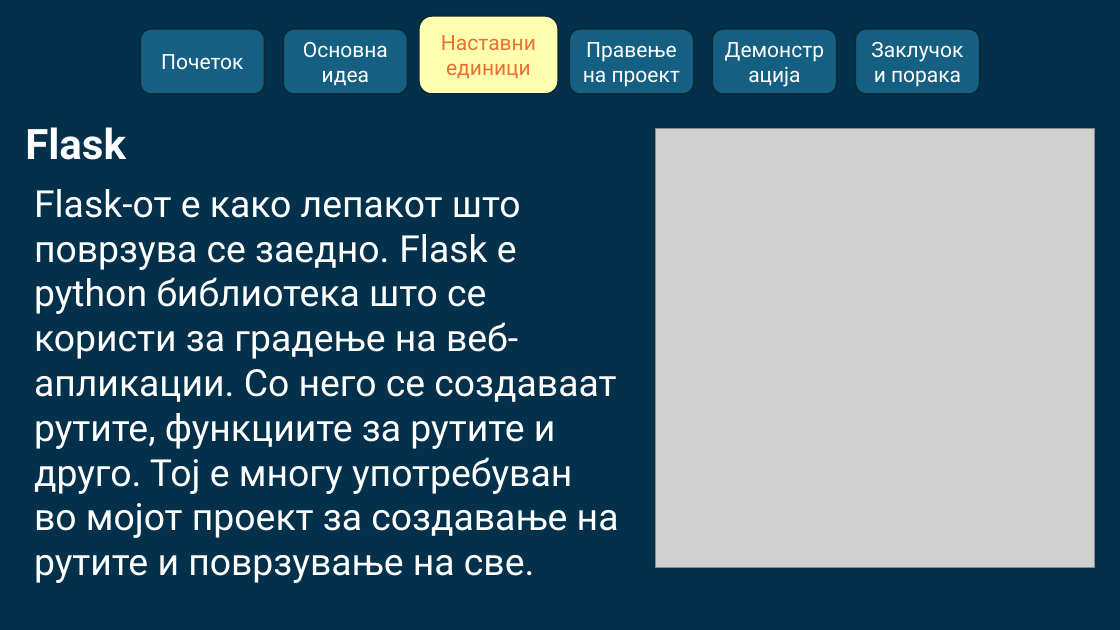
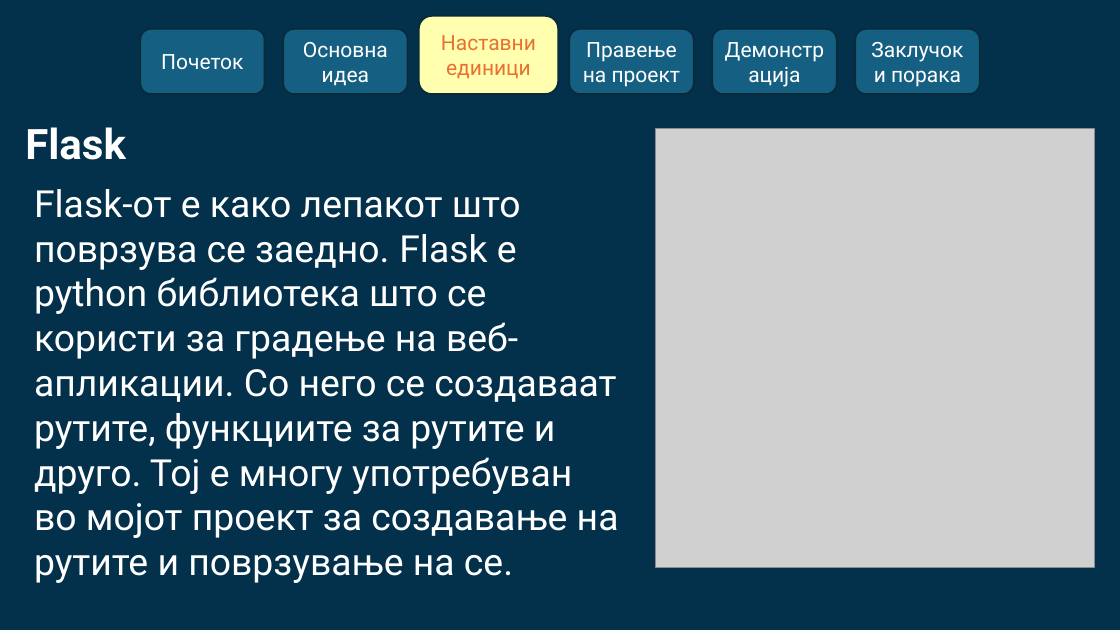
Before and after one commit to JakeThePygrammer/FinalProject, a slide deck: slide 6 of Презентација.pptx. Drawn at 1120x630 pixels with LibreOffice and Linux fonts; fonts in the diff are those of the drawing; grey boxes stand for pictures. Boxes give left, top, right and bottom in pixels: in the first picture for what was removed or moved away, otherwise in the second. Text is boxed around its words. In the diff, an @@ line names an element or a change of style, - is before the commit and + after.

Commit message:
Project work

```diff
--- a/Презентација.pptx
+++ b/Презентација.pptx
@@ text at box(34, 189, 619, 583): text changed @@
-Flask-от е како лепакот што поврзува се заедно. Flask е python библиотека што се користи за градење на веб-апликации. Со него се создаваат рутите, функциите за рутите и друго. Тој е многу употребуван во мојот проект за создавање на рутите и поврзување на све.
+Flask-от е како лепакот што поврзува се заедно. Flask е python библиотека што се користи за градење на веб-апликации. Со него се создаваат рутите, функциите за рутите и друго. Тој е многу употребуван во мојот проект за создавање на рутите и поврзување на се.
```
